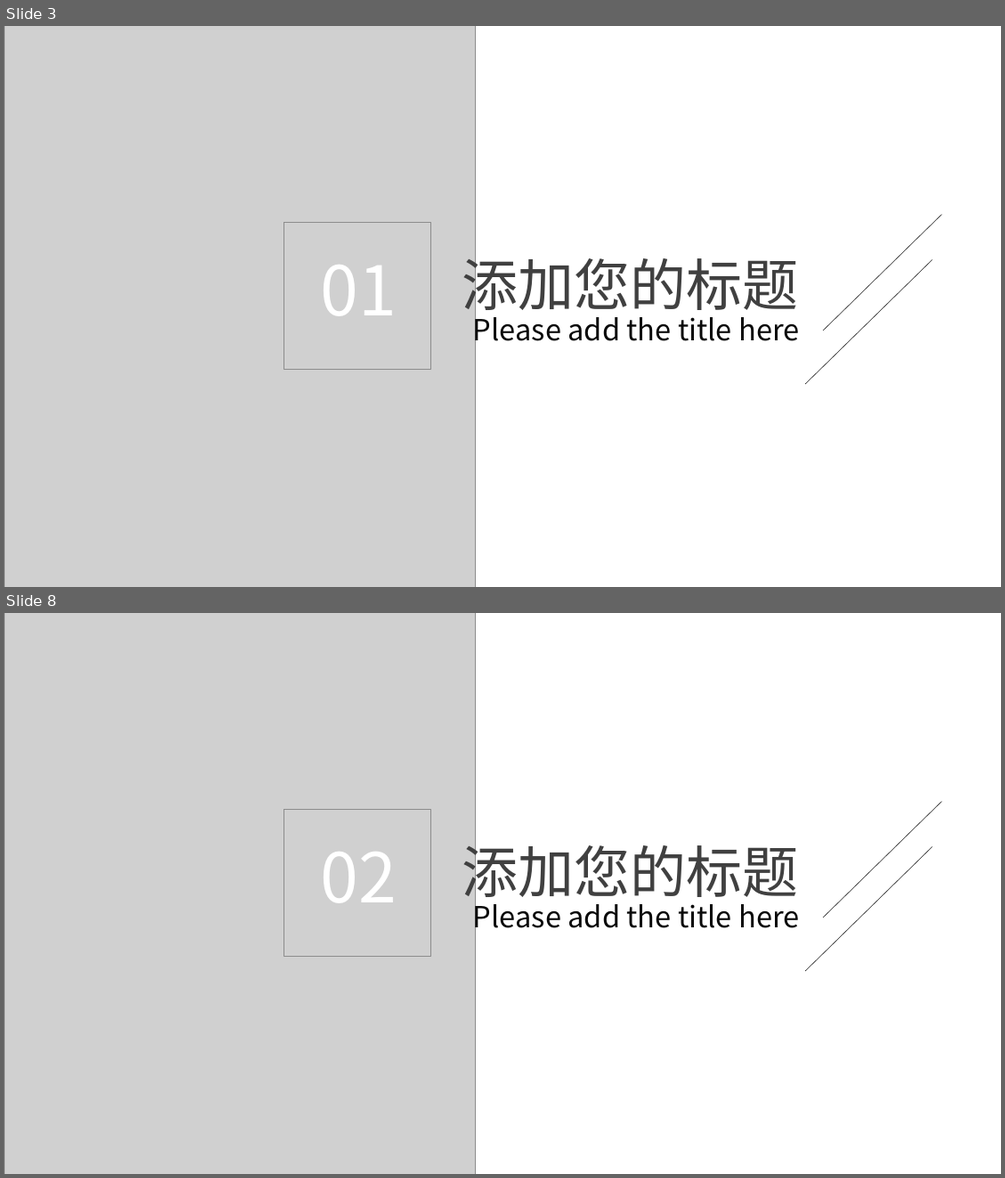
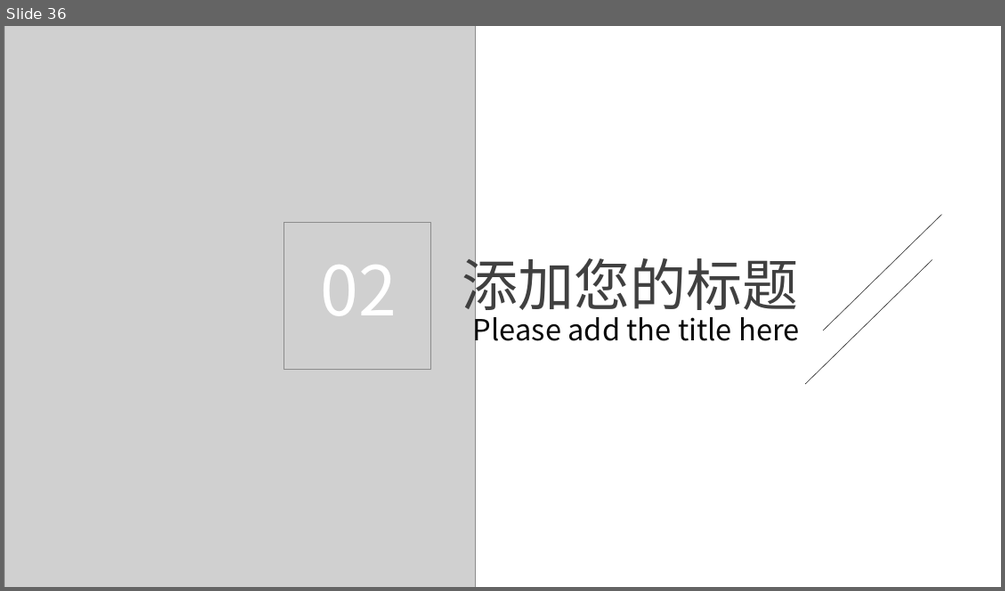
Before and after one commit to MagikarpLL/MachineLearningXD, a slide deck: me/论文/毕业论文/答辩.pptx. Shown one above the other, each under a label of ours: slides 3 and 8 before the commit, slide 36 after it; the slides between them are not shown. The pictures are 1005x1178 and 1005x591 pixels, drawn with LibreOffice and Linux fonts; fonts in the diff are those of the drawing; grey boxes stand for pictures. Boxes give left, top, right and bottom in pixels: in the first picture for what was removed or moved away, otherwise in the second. Text is boxed around its words. In the diff, an @@ line names an element or a change of style, - is before the commit and + after.

```diff
--- a/me/论文/毕业论文/答辩.pptx
+++ b/me/论文/毕业论文/答辩.pptx
@@ slide 3 removed at [4, 26, 1001, 587], background #FFFFFF @@
@@ picture removed at [4, 26, 476, 587] @@
@@ picture removed at [284, 223, 432, 370] @@
@@ line removed from (823, 330) to (942, 215) @@
@@ text removed at [321, 265, 396, 316] @@
-01
@@ text removed at [461, 249, 798, 320] @@
-添加您的标题
@@ line removed from (806, 384) to (932, 259) @@
@@ text removed at [473, 311, 799, 348] @@
-Please add the title here
@@ what was slide 8 is now slide 36 @@
```
Also in this commit, not shown: 17 slides changed, 30 slides added, 2 other slides removed, 16 other files.
